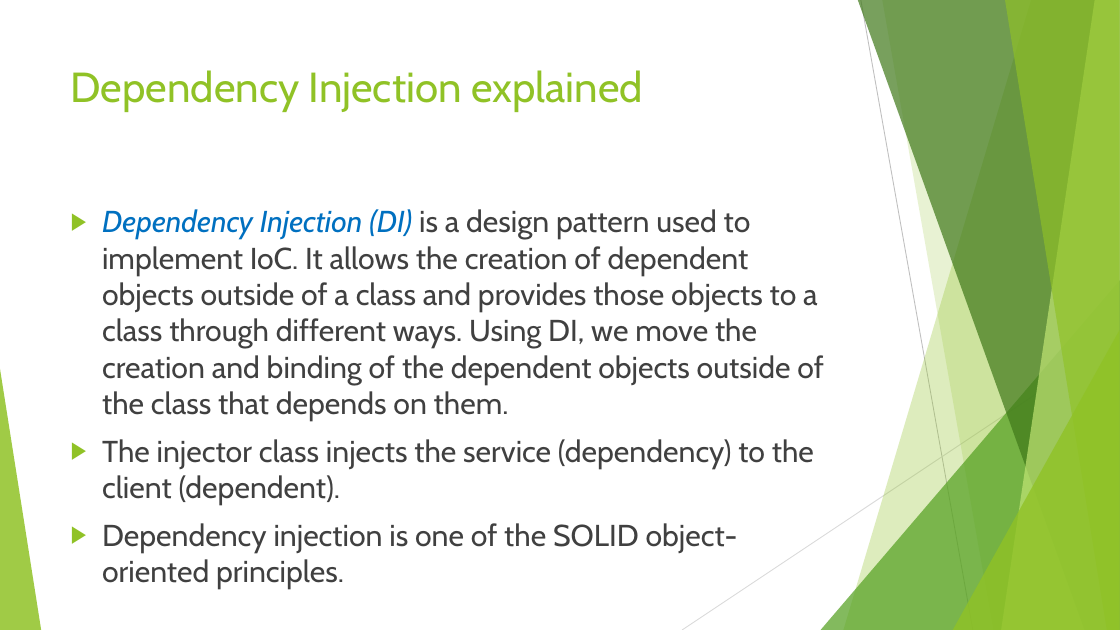
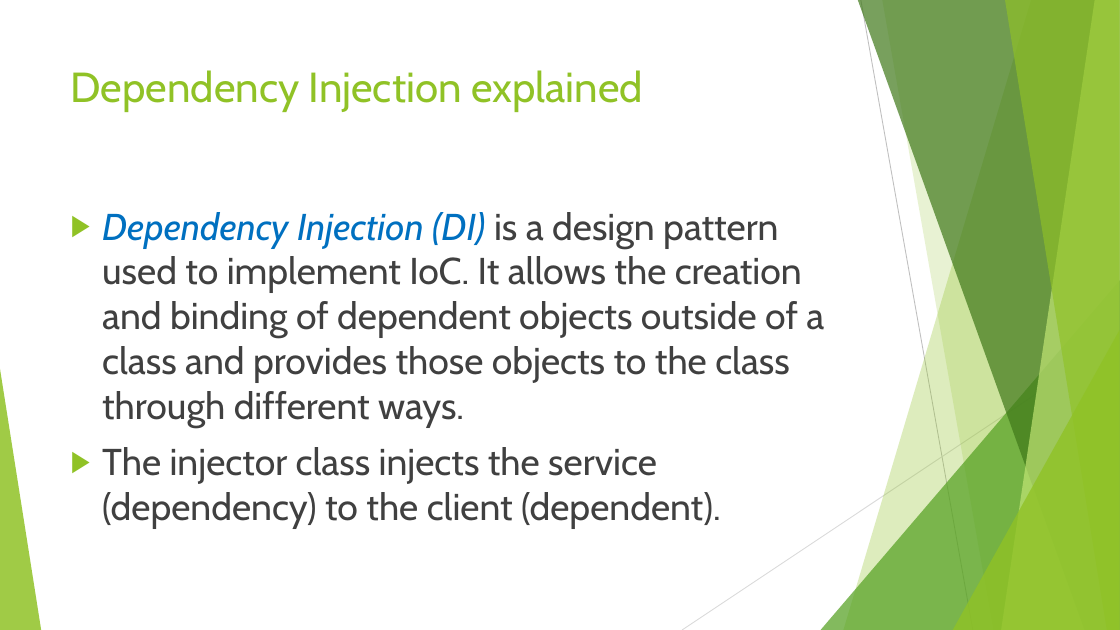
Before and after one commit to ybensman/SpringDemo, a slide deck: slide 10 of Spring_Beginners_1_SpringBootAndCore.pptx. Drawn at 1120x630 pixels with LibreOffice and Linux fonts; fonts in the diff are those of the drawing. Boxes give left, top, right and bottom in pixels: in the first picture for what was removed or moved away, otherwise in the second. Text is boxed around its words. In the diff, an @@ line names an element or a change of style, - is before the commit and + after.

```diff
--- a/Spring_Beginners_1_SpringBootAndCore.pptx
+++ b/Spring_Beginners_1_SpringBootAndCore.pptx
@@ text at box(102, 212, 824, 427): text changed; size 25.9 to 32 pt @@
-▶ Dependency Injection (DI) is a design pattern used to implement IoC. It allows the creation of dependent objects outside of a class and provides those objects to a class through different ways. Using DI, we move the creation and binding of the dependent objects outside of the class that depends on them.
+▶ Dependency Injection (DI) is a design pattern used to implement IoC. It allows the creation and binding of dependent objects outside of a class and provides those objects to the class through different ways.
@@ text at box(102, 447, 721, 529): size 25.9 to 32 pt in "The injector class injects the service (dependency) ..." @@
@@ text at box(102, 523, 738, 553): paragraph removed @@
-▶ Dependency injection is one of the SOLID object-oriented principles.
```
Also in this commit, not shown: 13 other slides changed, 14 slides removed, 1 other file.
